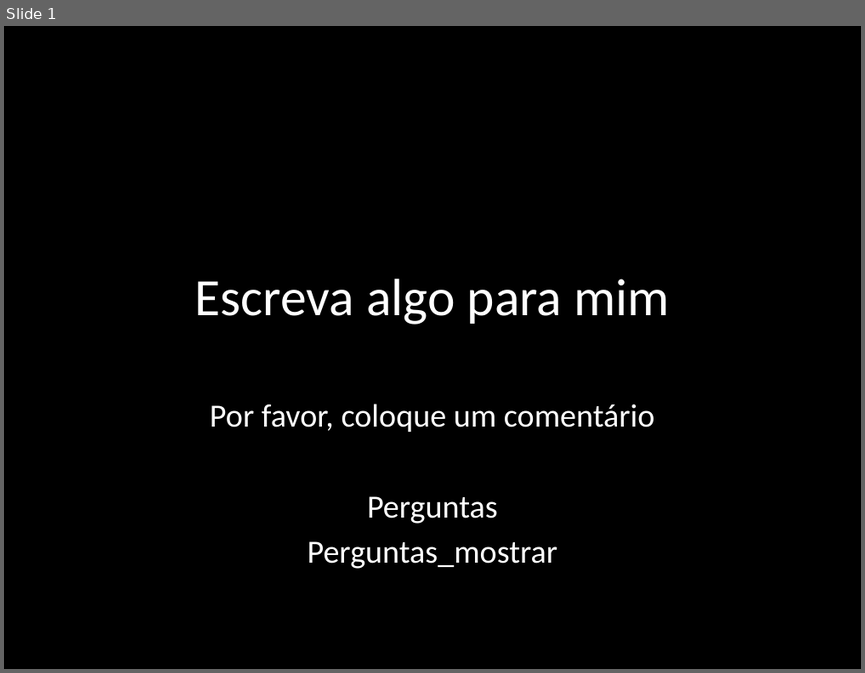
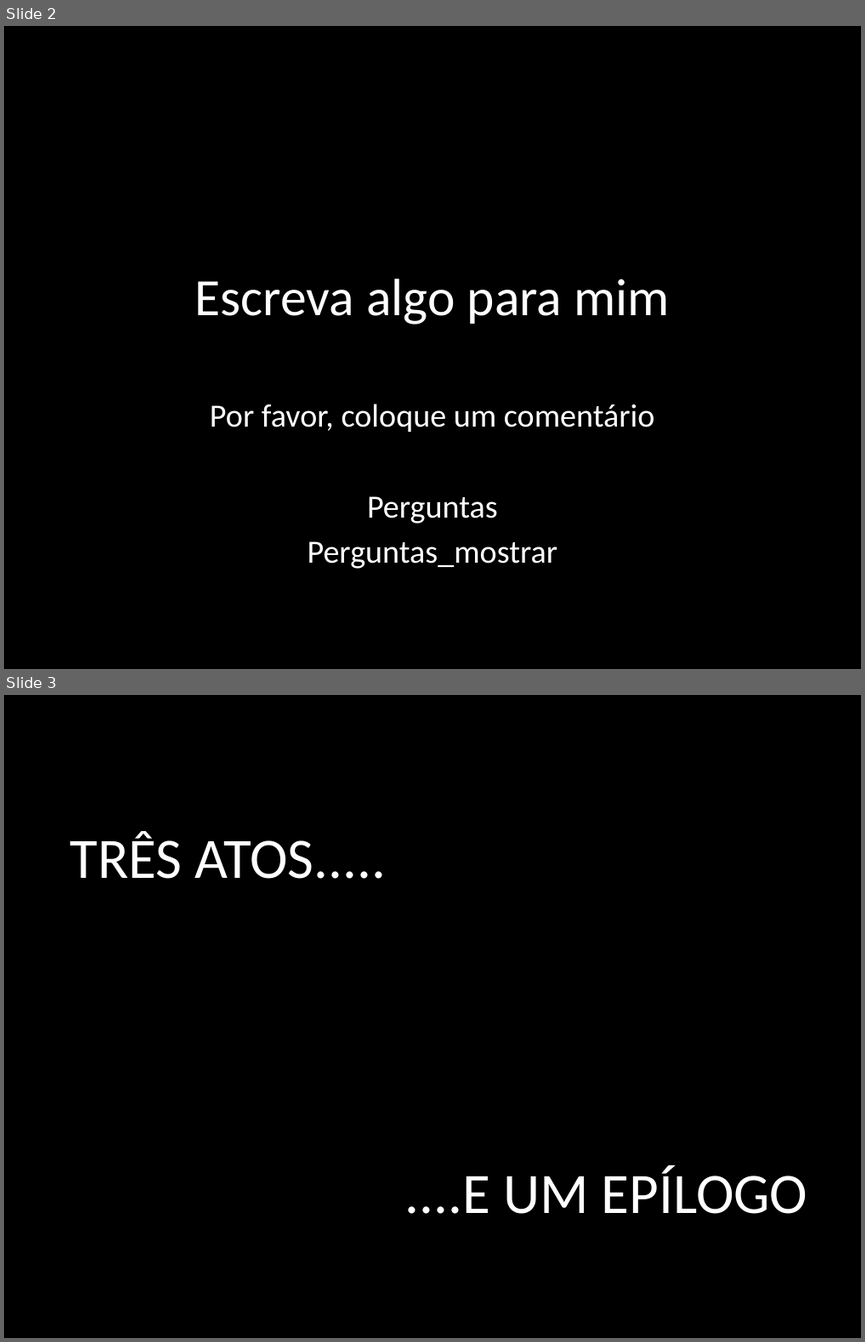
Before and after one commit to DATAUNIRIO/ap, a slide deck: DMQtalks/my_talk.pptx. Shown one above the other, each under a label of ours: slide 1 before the commit, slides 2 and 3 after it. The pictures are 865x673 and 865x1342 pixels, drawn with LibreOffice and Linux fonts; fonts in the diff are those of the drawing. Boxes give left, top, right and bottom in pixels: in the first picture for what was removed or moved away, otherwise in the second. Text is boxed around its words. In the diff, an @@ line names an element or a change of style, - is before the commit and + after.

```diff
--- a/DMQtalks/my_talk.pptx
+++ b/DMQtalks/my_talk.pptx
@@ slide 3 added at [4,695,861,1338], background #000000 @@
@@ title added at [70,831,386,879], 48 pt, text #FFFFFF @@
+TRÊS ATOS.....
@@ text added at [405,1166,807,1213], 48 pt, text #FFFFFF @@
+....E UM EPÍLOGO
@@ what was slide 1 is now slide 2 @@
```
Also in this commit, not shown: 5 slides changed, 16 other slides added, 1 slide removed, 2 other files.
